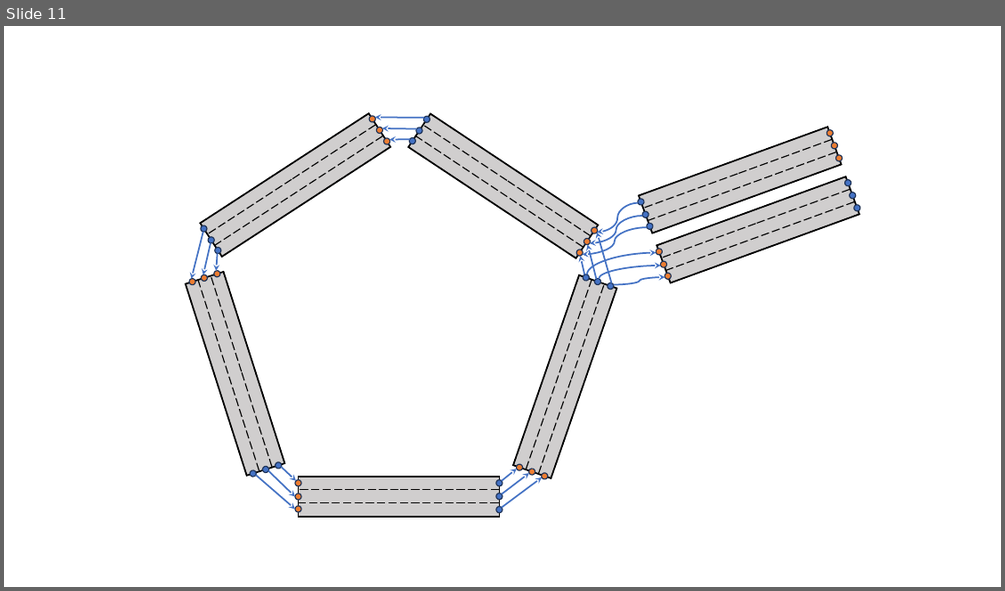
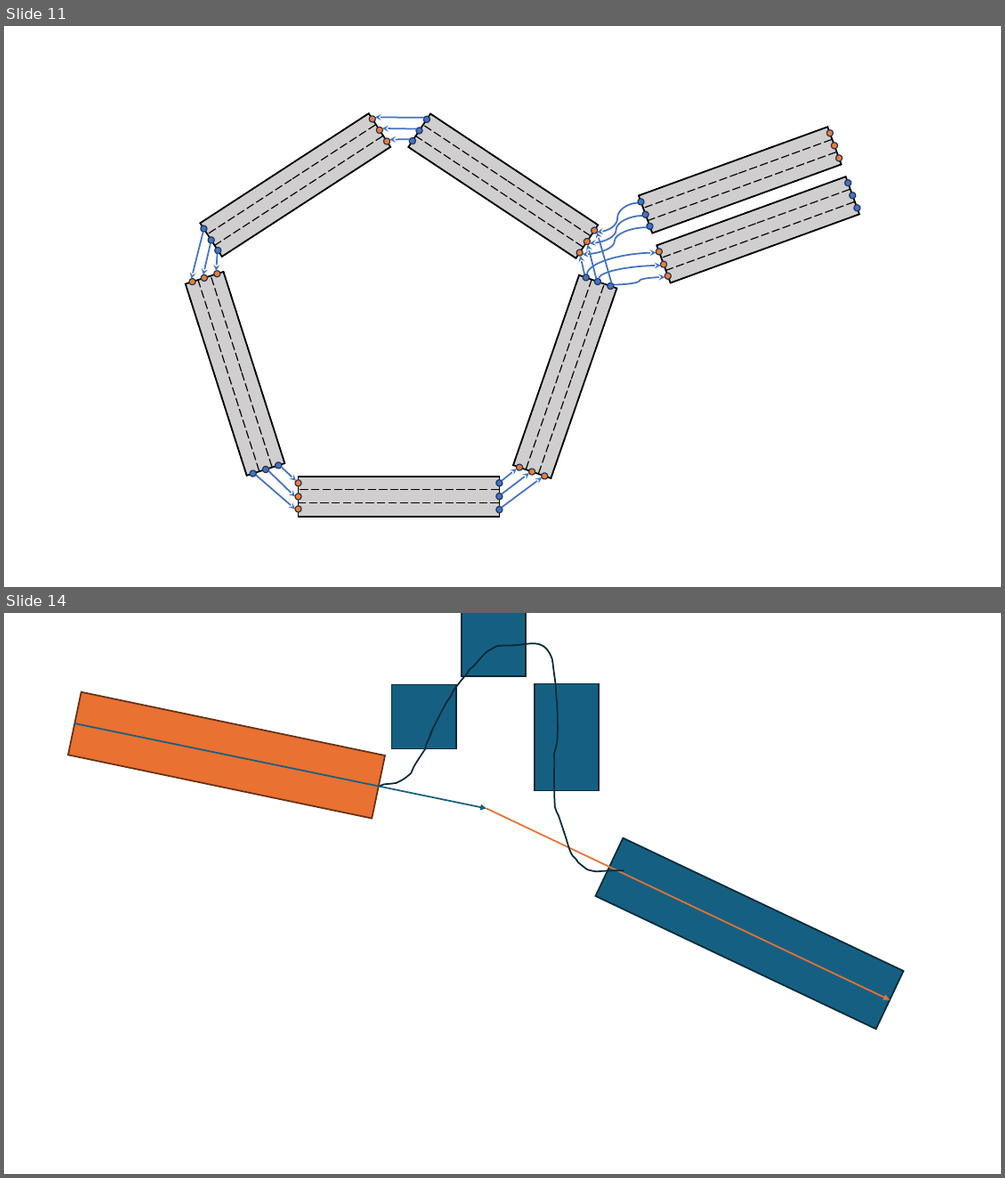
Before and after one commit to coenig/very-fast-math, a slide deck: examples/UrbanTopologies.pptx. Shown one above the other, each under a label of ours: slide 11 before the commit, slides 11 and 14 after it; the slides between them are not shown. The pictures are 1005x591 and 1005x1178 pixels, drawn with LibreOffice and Linux fonts; fonts in the diff are those of the drawing. Boxes give left, top, right and bottom in pixels: in the first picture for what was removed or moved away, otherwise in the second. Text is boxed around its words. In the diff, an @@ line names an element or a change of style, - is before the commit and + after.

Commit message:
minor

```diff
--- a/examples/UrbanTopologies.pptx
+++ b/examples/UrbanTopologies.pptx
@@ slide 14 added at (x1=4, y1=613, x2=1001, y2=1174), background #FFFFFF @@
@@ rectangle added at (x1=461, y1=613, x2=526, y2=676), fill #156082, outline #092A39 1.5 pt @@
@@ freeform shape added at (x1=380, y1=643, x2=624, y2=872), outline #092A39 1.5 pt @@
@@ rectangle added at (x1=68, y1=692, x2=385, y2=819), fill #E97132, outline #663216 1.5 pt @@
@@ rectangle added at (x1=392, y1=685, x2=456, y2=749), fill #156082, outline #092A39 1.5 pt @@
@@ rectangle added at (x1=535, y1=684, x2=599, y2=791), fill #156082, outline #092A39 1.5 pt @@
@@ arrow added from (75, 723) to (486, 808), #156082 1.5 pt @@
@@ arrow added from (486, 808) to (890, 999), #E97132 1.5 pt @@
@@ rectangle added at (x1=595, y1=838, x2=903, y2=1030), fill #156082, outline #092A39 1.5 pt @@
```
Also in this commit, not shown: 1 slide changed, 1 other slide added.
